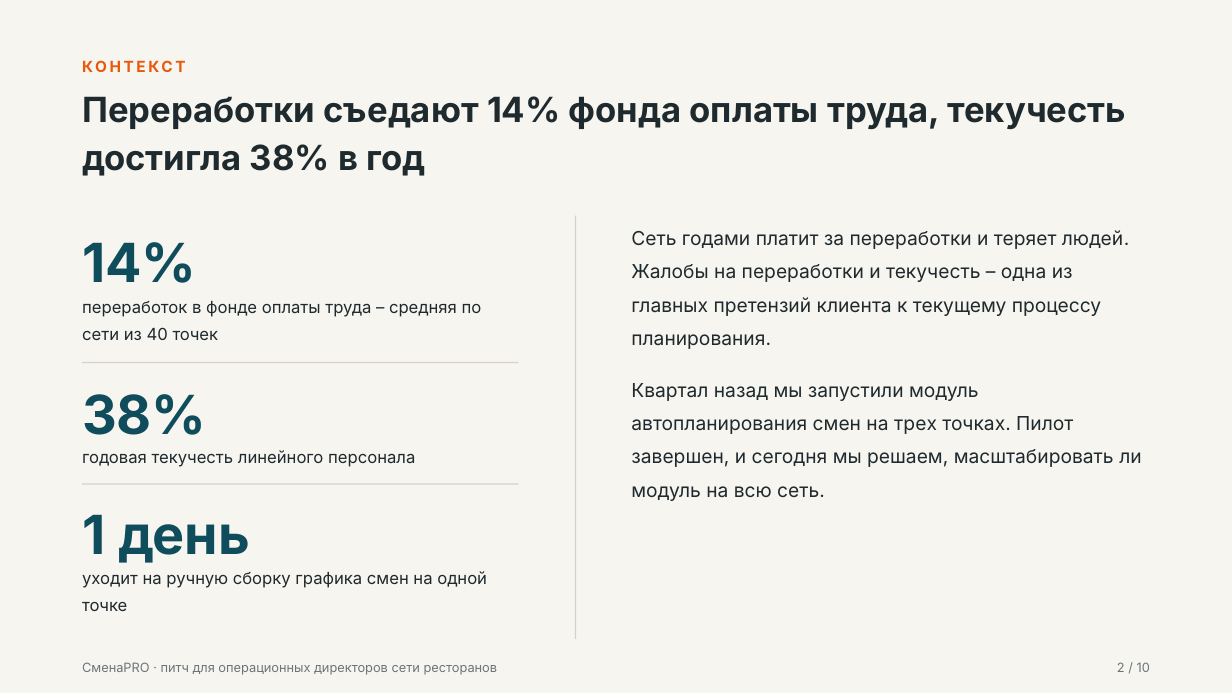
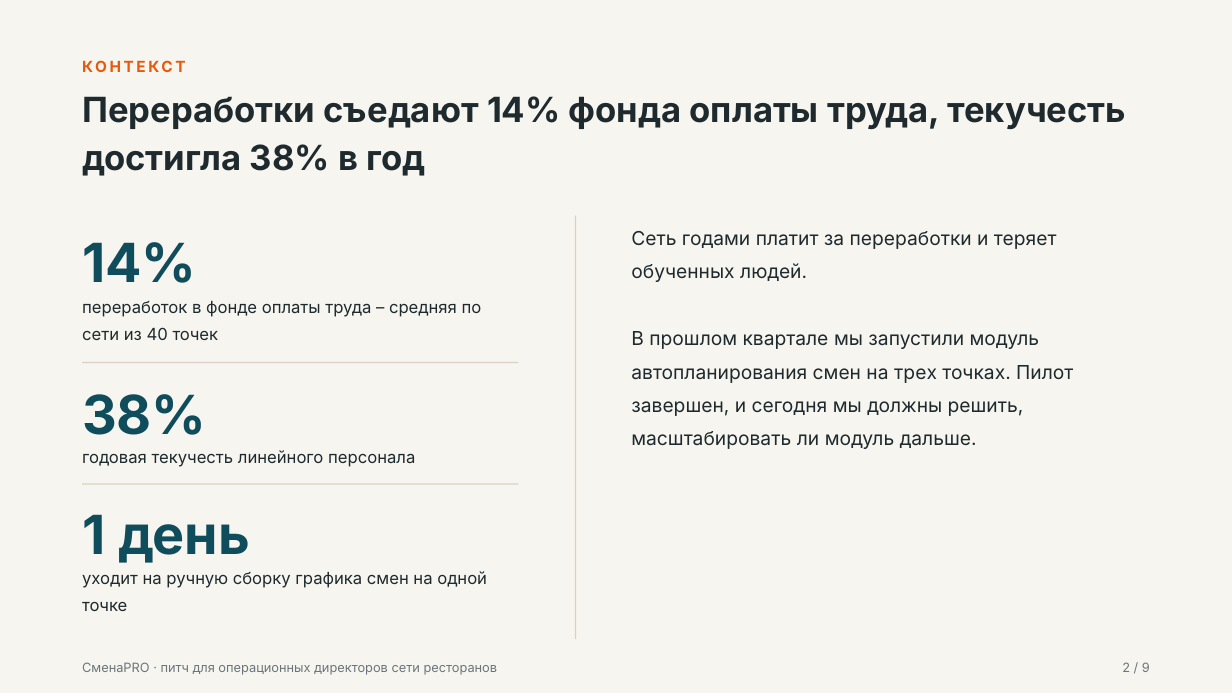
Before and after one commit to ipaingo/study, a slide deck: slide 2 of навыки публичных выступлений/Питч СменаPRO.pptx. Drawn at 1232x693 pixels with LibreOffice and Linux fonts; fonts in the diff are those of the drawing. Boxes give left, top, right and bottom in pixels: in the first picture for what was removed or moved away, otherwise in the second. Text is boxed around its words. In the diff, an @@ line names an element or a change of style, - is before the commit and + after.

```diff
--- a/навыки публичных выступлений/Питч СменаPRO.pptx
+++ b/навыки публичных выступлений/Питч СменаPRO.pptx
@@ text at (x1=631, y1=231, x2=1073, y2=449): text changed @@
-Сеть годами платит за переработки и теряет людей. Жалобы на переработки и текучесть – одна из главных претензий клиента к текущему процессу планирования.
-Квартал назад мы запустили модуль автопланирования смен на трех точках. Пилот завершен, и сегодня мы решаем, масштабировать ли модуль на всю сеть.
+Сеть годами платит за переработки и теряет обученных людей.
+В прошлом квартале мы запустили модуль автопланирования смен на трех точках. Пилот завершен, и сегодня мы должны решить, масштабировать ли модуль дальше.
@@ text at (x1=1122, y1=662, x2=1150, y2=672): text changed @@
-2 / 10
+2 / 9
```
Also in this commit, not shown: 7 other slides changed, 49 other files.
